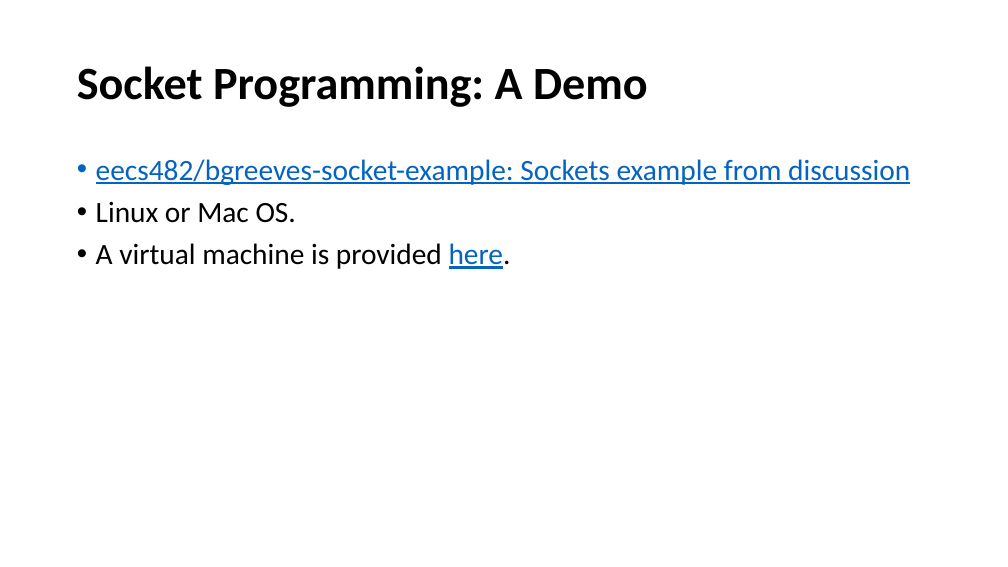
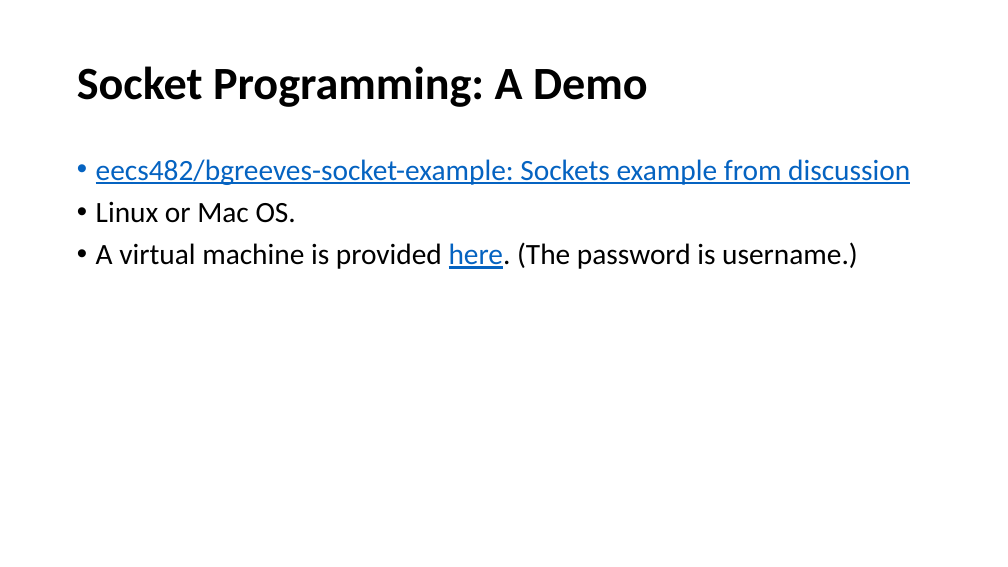
Before and after one commit to henryhxu/CSCI4430-ESTR4120, a slide deck: slide 15 of tutorial/T01/tut01.pptx. Drawn at 1008x567 pixels with LibreOffice and Linux fonts; fonts in the diff are those of the drawing. Boxes give left, top, right and bottom in pixels: in the first picture for what was removed or moved away, otherwise in the second. Text is boxed around its words. In the diff, an @@ line names an element or a change of style, - is before the commit and + after.

Commit message:
Update tut 01

```diff
--- a/tutorial/T01/tut01.pptx
+++ b/tutorial/T01/tut01.pptx
@@ text at (96,242,858,269): text changed @@
-• A virtual machine is provided here.
+• A virtual machine is provided here. (The password is username.)
```
